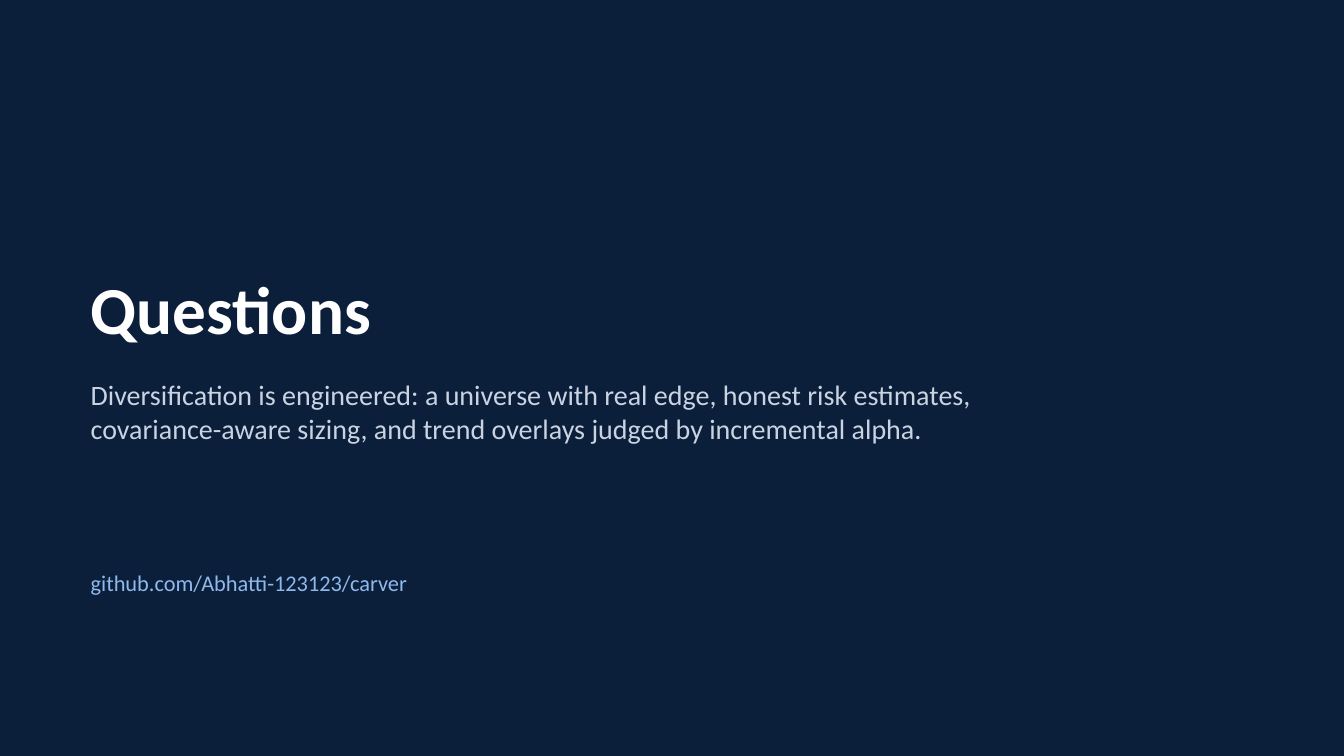
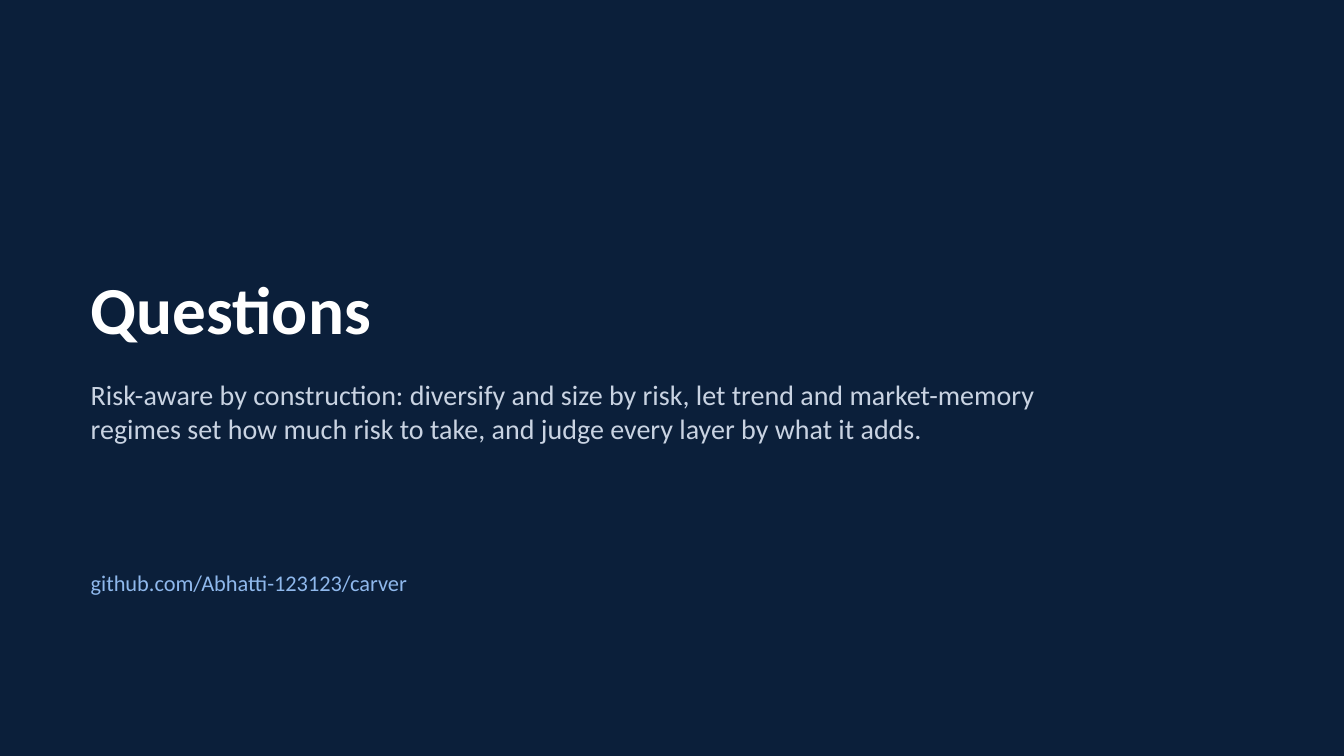
Before and after one commit to Abhatti-123123/carver, a slide deck: slide 30 of carver_presentation.pptx. Drawn at 1344x756 pixels with LibreOffice and Linux fonts; fonts in the diff are those of the drawing. Boxes give left, top, right and bottom in pixels: in the first picture for what was removed or moved away, otherwise in the second. Text is boxed around its words. In the diff, an @@ line names an element or a change of style, - is before the commit and + after.

```diff
--- a/carver_presentation.pptx
+++ b/carver_presentation.pptx
@@ text at [91, 385, 1034, 444]: text changed @@
-Diversification is engineered: a universe with real edge, honest risk estimates,
-covariance-aware sizing, and trend overlays judged by incremental alpha.
+Risk-aware by construction: diversify and size by risk, let trend and market-memory
+regimes set how much risk to take, and judge every layer by what it adds.
```
Also in this commit, not shown: 26 other slides changed, 1 other file.
